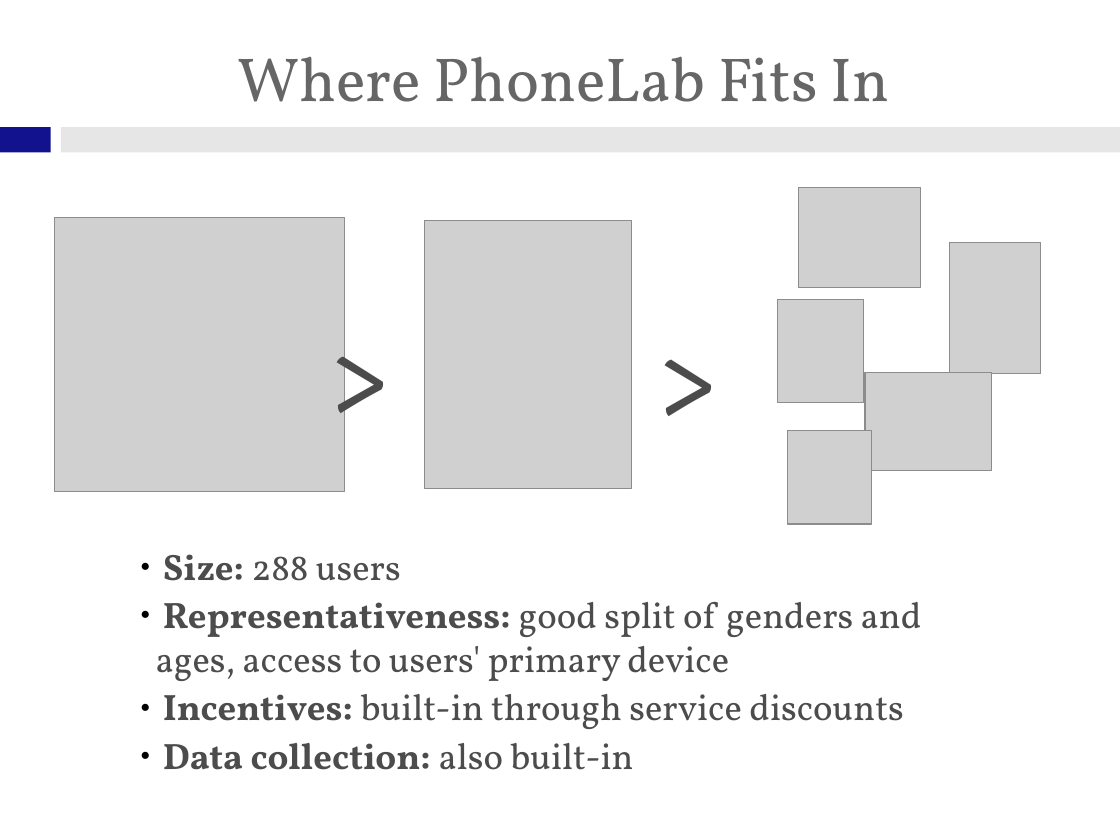
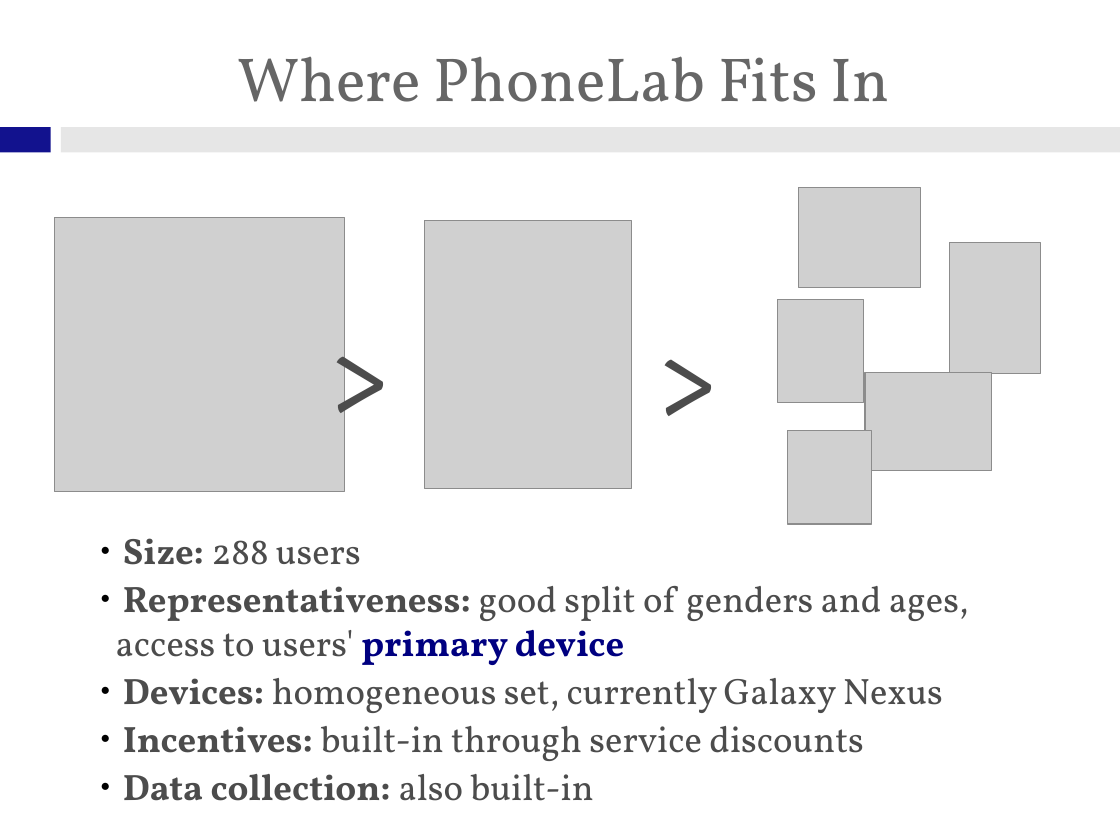
Before and after one commit to gchallen/talks.sensemine2013-phonelab, a slide deck: slide 6 of talk.odp. Drawn at 1120x840 pixels with LibreOffice and Linux fonts; fonts in the diff are those of the drawing; grey boxes stand for pictures; background and template pictures are left out. Boxes give left, top, right and bottom in pixels: in the first picture for what was removed or moved away, otherwise in the second. Text is boxed around its words. In the diff, an @@ line names an element or a change of style, - is before the commit and + after.

```diff
--- a/talk.odp
+++ b/talk.odp
@@ text "Size: 288 users": place and size @@
-text "Size: 288 users" at (156,554,922,770)
+text "Size: 288 users" at (116,538,969,801)
@@ text at (116,586,969,665): text colour #4C4C4C to #000080, bold on in "primary device" @@
@@ text at (123,678,943,713): paragraph added @@
+● Devices: homogeneous set, currently Galaxy Nexus
```
Also in this commit, not shown: 8 slides added, 2 slides removed, 9 other files.
